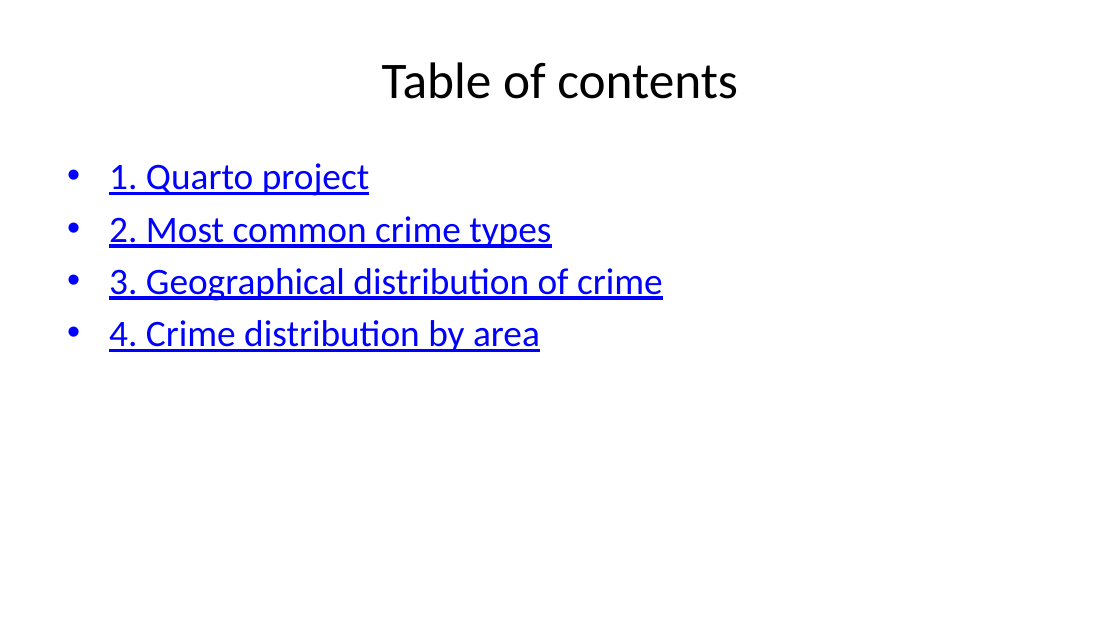
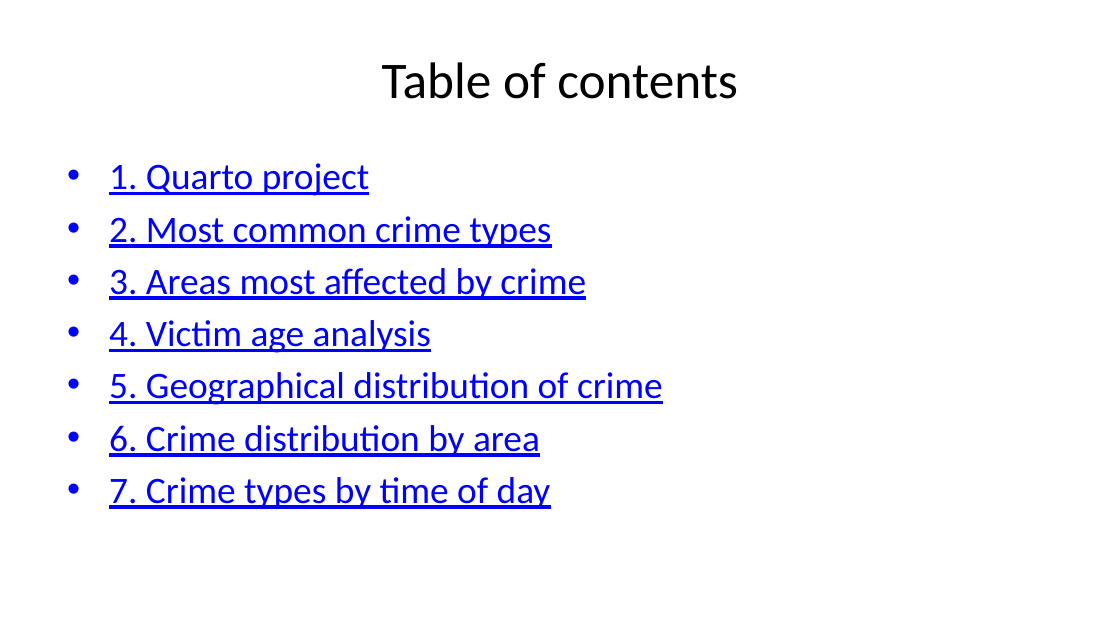
Before and after one commit to glizzynski/Project_Quarto_R, a slide deck: slide 2 of Project_Quarto_R.pptx. Drawn at 1120x630 pixels with LibreOffice and Linux fonts; fonts in the diff are those of the drawing. Boxes give left, top, right and bottom in pixels: in the first picture for what was removed or moved away, otherwise in the second. Text is boxed around its words. In the diff, an @@ line names an element or a change of style, - is before the commit and + after.

```diff
--- a/Project_Quarto_R.pptx
+++ b/Project_Quarto_R.pptx
@@ text at (109, 268, 663, 509): text changed @@
-• 3. Geographical distribution of crime
-• 4. Crime distribution by area
+• 3. Areas most affected by crime
+• 4. Victim age analysis
+• 5. Geographical distribution of crime
+• 6. Crime distribution by area
+• 7. Crime types by time of day
```
Also in this commit, not shown: 5 other slides changed, 4 slides added, 3 other files.
